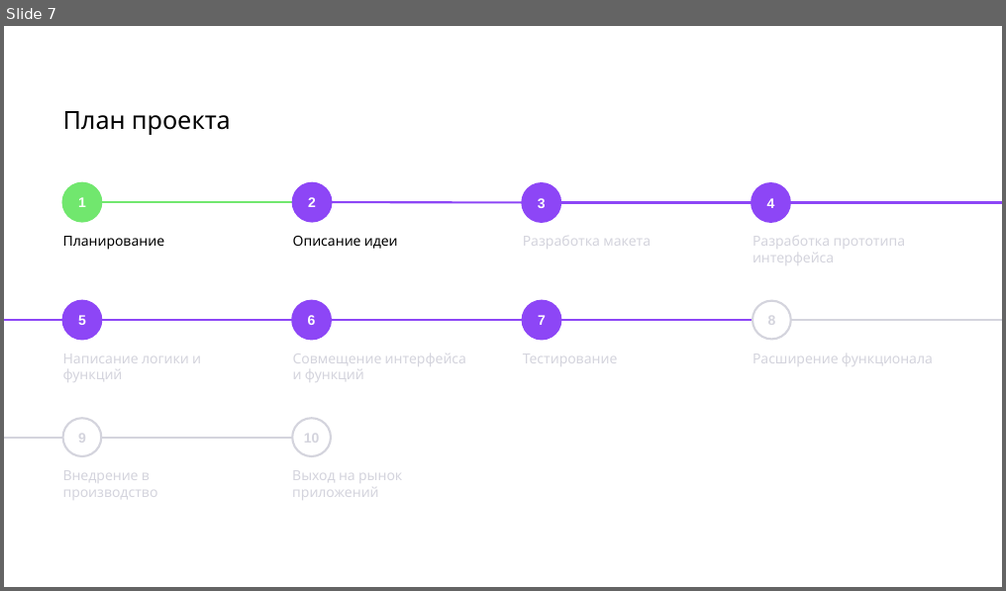
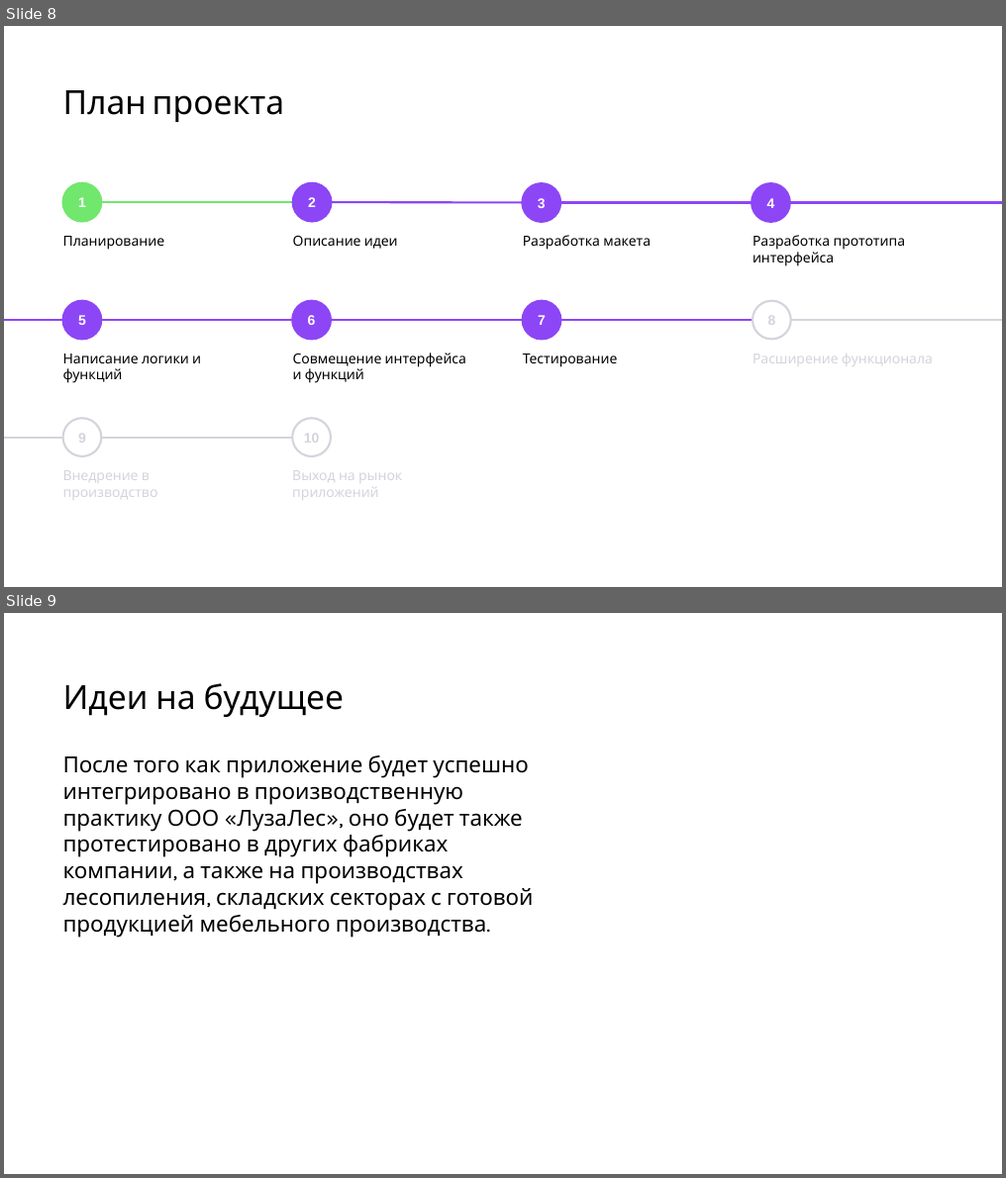
Before and after one commit to Denowsky/Diploma, a slide deck: Презентация.pptx. Shown one above the other, each under a label of ours: slide 7 before the commit, slides 8 and 9 after it. The pictures are 1006x591 and 1006x1178 pixels, drawn with LibreOffice and Linux fonts; fonts in the diff are those of the drawing; background and template pictures are left out. Boxes give left, top, right and bottom in pixels: in the first picture for what was removed or moved away, otherwise in the second. Text is boxed around its words. In the diff, an @@ line names an element or a change of style, - is before the commit and + after.

```diff
--- a/Презентация.pptx
+++ b/Презентация.pptx
@@ slide 9 added at (4,613,1002,1174), background #FFFFFF @@
@@ title added at (63,683,345,717), 24 pt, text #000000 @@
+Идеи на будущее
@@ subtitle added at (63,756,533,938), 16 pt, text #000000 @@
+После того как приложение будет успешно интегрировано в производственную практику ООО «ЛузаЛес», оно будет также протестировано в других фабриках компании, а также на производствах лесопиления, складских секторах с готовой продукцией мебельного производства.
@@ what was slide 7 is now slide 8 @@
@@ slide 8 changed as well @@
@@ title "План проекта": place and size @@
-title "План проекта" at (63,111,231,135)
+title "План проекта" at (63,90,285,122)
@@ title "План проекта" at (63,90,285,122): size 18 to 24 pt @@
@@ text colour #D4D4DD to #000000 in 5 elements at (63,354,201,383), (293,353,466,383), (523,235,650,250), (523,354,618,368), (752,235,906,267) @@
```
Also in this commit, not shown: 7 other slides changed, 1 other slide added, 2 slides removed.
